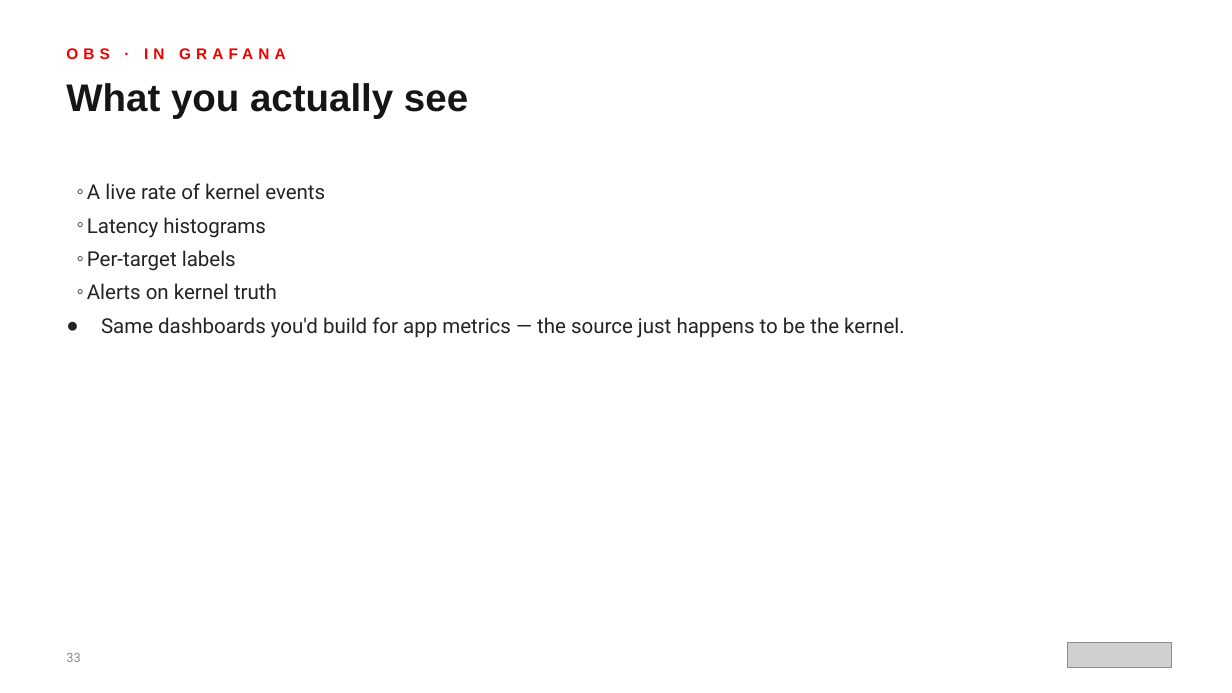
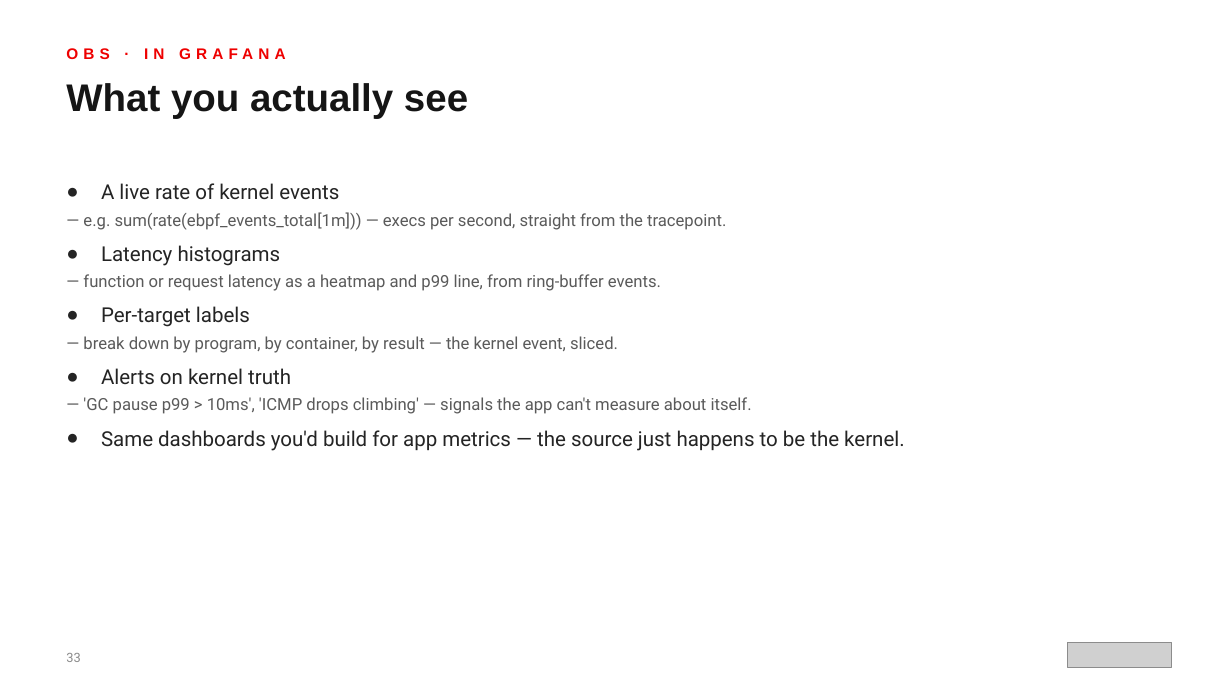
Before and after one commit to patterncatalyst/ebpf-with-aya, a slide deck: slide 33 of presentation/ebpf-aya-101-r01.0.pptx. Drawn at 1232x693 pixels with LibreOffice and Linux fonts; fonts in the diff are those of the drawing; grey boxes stand for pictures. Boxes give left, top, right and bottom in pixels: in the first picture for what was removed or moved away, otherwise in the second. Text is boxed around its words. In the diff, an @@ line names an element or a change of style, - is before the commit and + after.

```diff
--- a/presentation/ebpf-aya-101-r01.0.pptx
+++ b/presentation/ebpf-aya-101-r01.0.pptx
@@ text at bbox=[101, 183, 339, 384]: bullet ◦ to ●; list level 2 to 1 in "A live rate of kernel ..."; list level 2 to 1 in "Latency histograms"; list level 2 to 1 in "Per-target labels"; list level 2 to 1 in "Alerts on kernel truth" @@
@@ text at bbox=[83, 212, 726, 230]: paragraph added @@
+  — e.g. sum(rate(ebpf_events_total[1m])) — execs per second, straight from the tracepoint.
@@ text at bbox=[83, 274, 661, 291]: paragraph added @@
+  — function or request latency as a heatmap and p99 line, from ring-buffer events.
@@ text at bbox=[83, 336, 618, 353]: paragraph added @@
+  — break down by program, by container, by result — the kernel event, sliced.
@@ text at bbox=[83, 397, 752, 414]: paragraph added @@
+  — 'GC pause p99 > 10ms', 'ICMP drops climbing' — signals the app can't measure about itself.
```
Also in this commit, not shown: 10 other slides changed, 25 other files.
